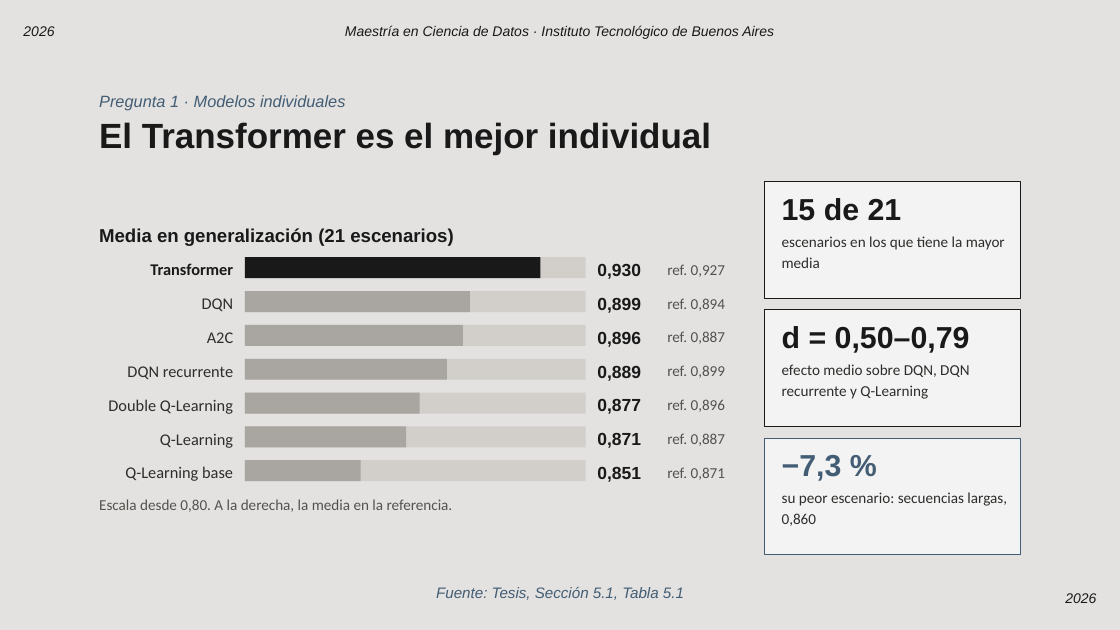
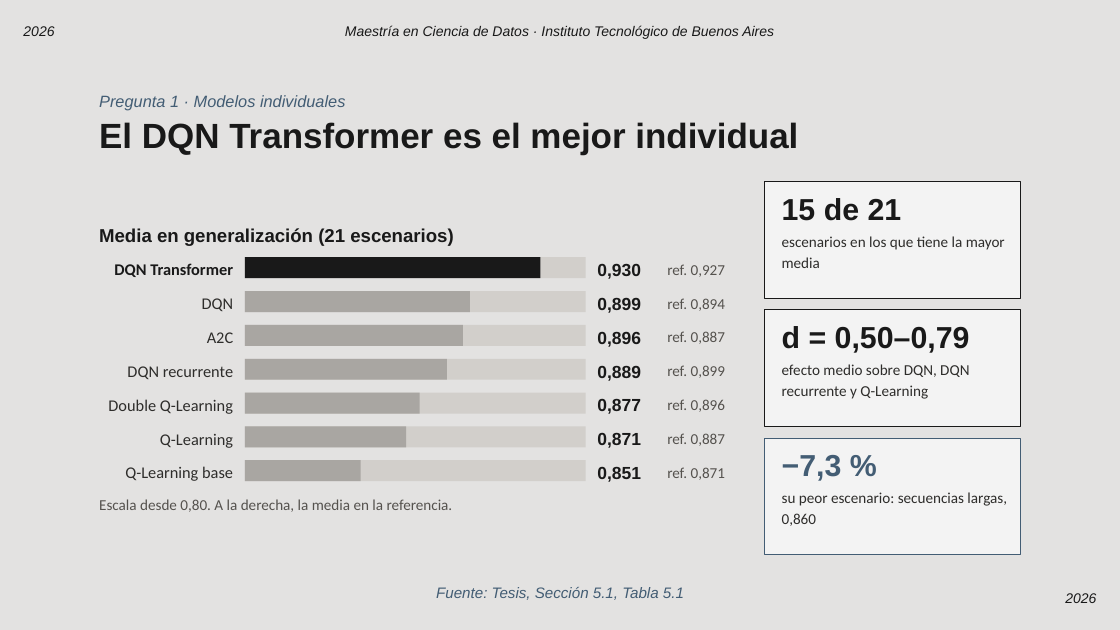
Before and after one commit to Maximiliano0/mPES, a slide deck: slide 12 of writings/out/mPES — Defensa de tesis.pptx. Drawn at 1120x630 pixels with LibreOffice and Linux fonts; fonts in the diff are those of the drawing; background and template pictures are left out. Boxes give left, top, right and bottom in pixels: in the first picture for what was removed or moved away, otherwise in the second. Text is boxed around its words. In the diff, an @@ line names an element or a change of style, - is before the commit and + after.

```diff
--- a/writings/out/mPES — Defensa de tesis.pptx
+++ b/writings/out/mPES — Defensa de tesis.pptx
@@ title at (99,122,798,155): text changed @@
-El Transformer es el mejor individual
+El DQN Transformer es el mejor individual
@@ text at (114,263,233,277): text changed @@
-Transformer
+DQN Transformer
```
Also in this commit, not shown: 14 other slides changed.
